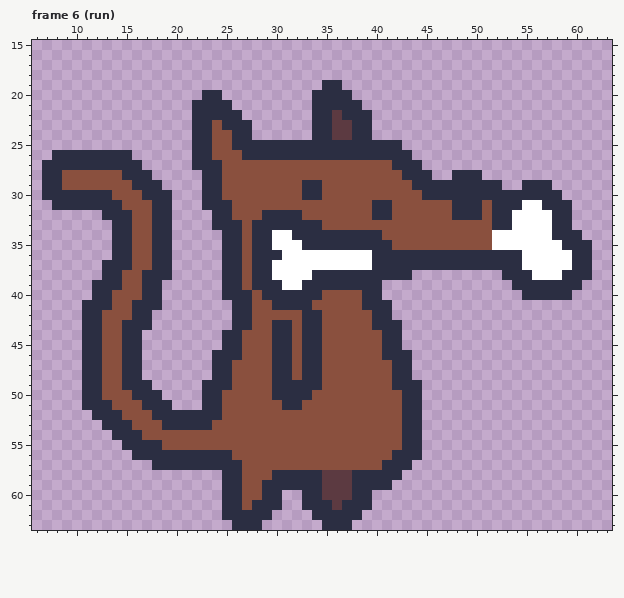
Pixel-art file -- res/img/dog.aseprite. Above: the version before the commit.
64x64 pixels, 7 frames. Shown: frame 6 (run): x 6..63, y 15..63. The commit also changed other frames, which this record leaves out.
New version:
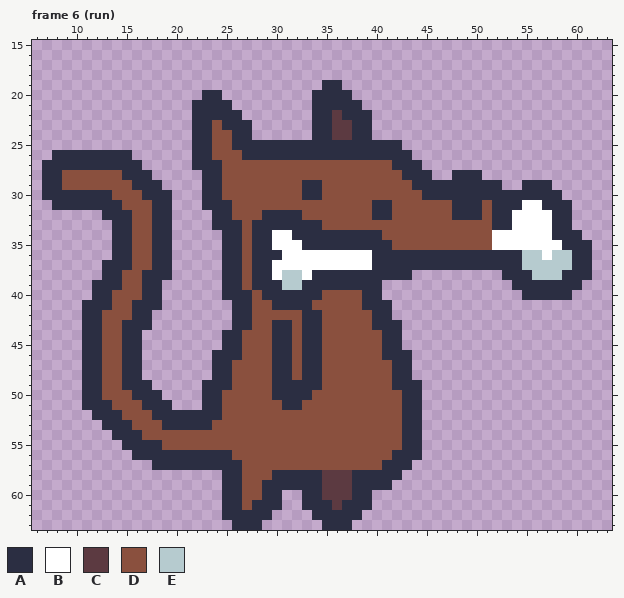
Palette (. is transparent): A #2b2e42  B #ffffff  C #5c3a41  D #8a503e  E #b6cbcf
From old to new:
--- frame 6 (run), layer "Layer 2"
@@ x 29..61 @@
 35 ABBBAAAAAAAAADDDDDDDDDDBBBBBBBAAA
-36 AABBBBBBBBBAAAAAAAAAAAAAAABBBBBAA
-37 ABBBBBBBBBBAAAAAAAAAAAAAAABBBBBAA
-38 ABBBBAAAAAAAAAA.........AAABBBAAA
-39 AABBAAAAAAAA.............AAAAAAA.
+36 AABBBBBBBBBAAAAAAAAAAAAAAAEEBEEAA
+37 ABBBBBBBBBBAAAAAAAAAAAAAAAEEEEEAA
+38 ABEEBAAAAAAAAAA.........AAAEEEAAA
+39 AAEEAAAAAAAA.............AAAAAAA.
 40 AAAAAADDDDAA..............AAAAA..
Pixel boxes of the changes (left, top, right, bottom) in both pictures:
changed: (522, 250, 572, 280)
changed: (282, 270, 302, 290)
